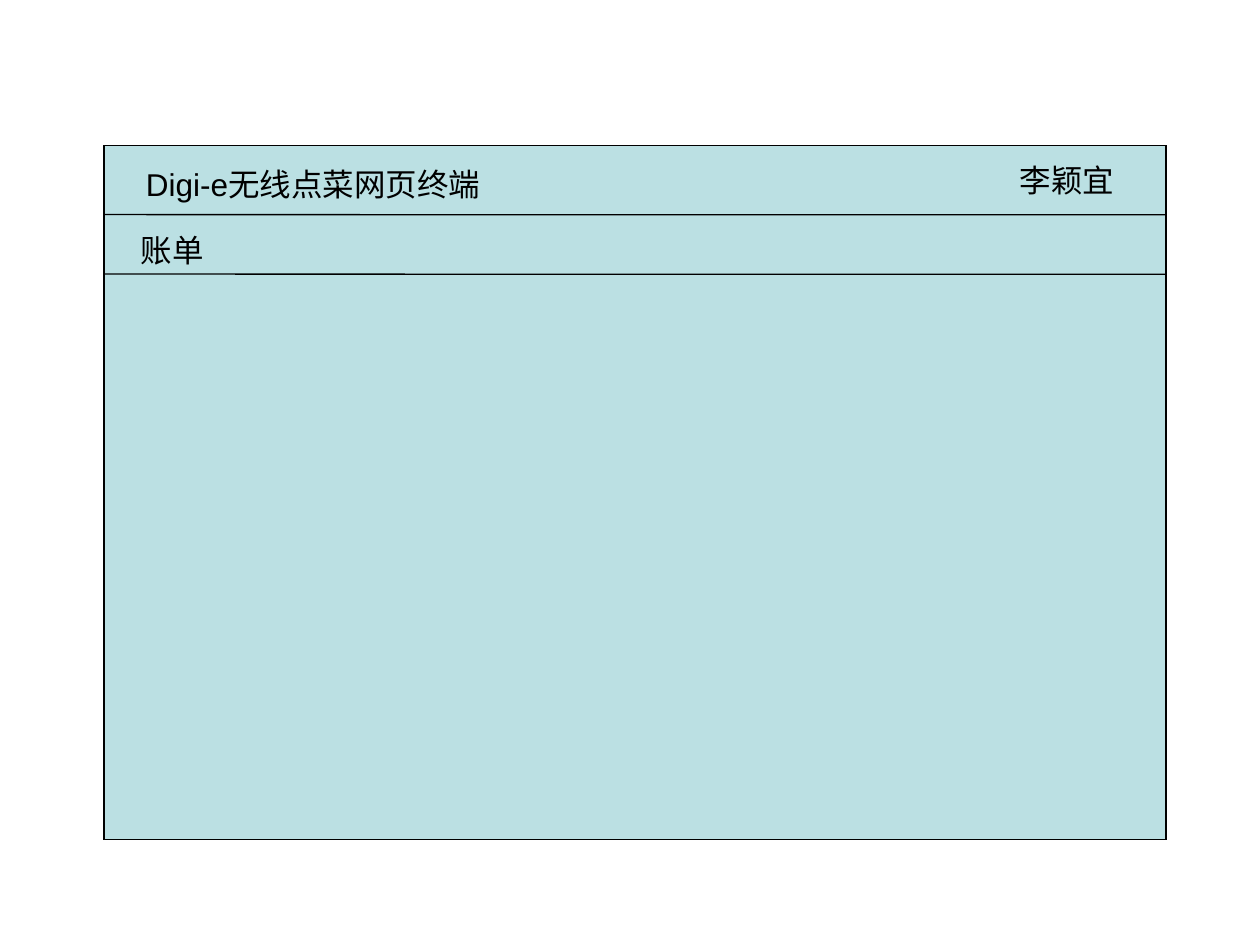
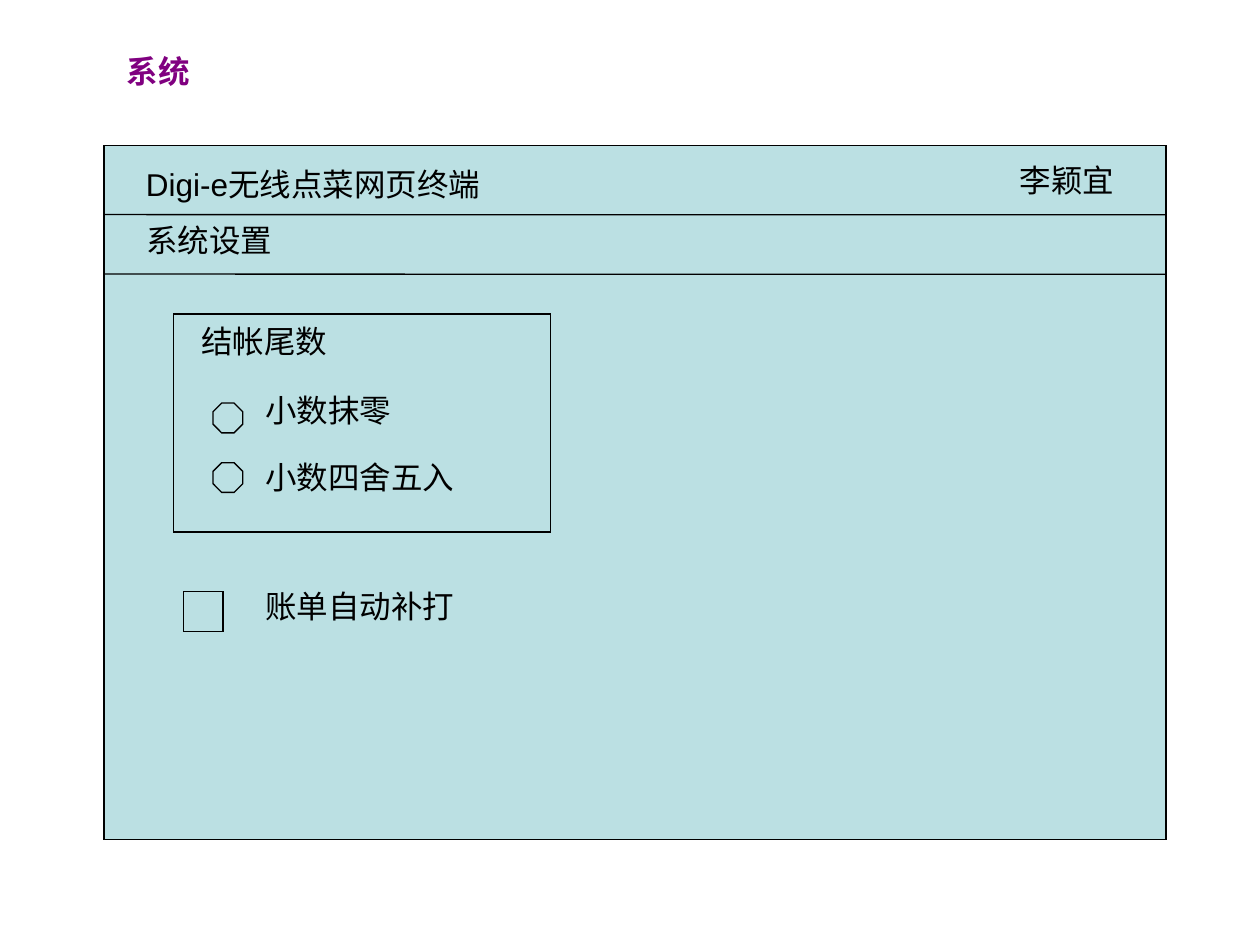
Before and after one commit to runt18/wireless-order-solution, a slide deck: slide 11 of doc/Digi-e网页终端需求.ppt (slide 7 before the commit). Drawn at 1260x945 pixels with LibreOffice and Linux fonts; fonts in the diff are those of the drawing. Boxes give left, top, right and bottom in pixels: in the first picture for what was removed or moved away, otherwise in the second. Text is boxed around its words. In the diff, an @@ line names an element or a change of style, - is before the commit and + after.

```diff
--- a/doc/Digi-e网页终端需求.ppt
+++ b/doc/Digi-e网页终端需求.ppt
@@ text added at (x1=127, y1=56, x2=190, y2=86), 18 pt, text #800080, bold @@
+系统
@@ text removed at (x1=141, y1=236, x2=204, y2=265) @@
-账单
@@ text added at (x1=146, y1=225, x2=272, y2=255), 18 pt, text #000000 @@
+系统设置
@@ rectangle added at (x1=174, y1=314, x2=551, y2=532), fill #BBE0E3, outline #000000 0.74 pt @@
@@ text added at (x1=201, y1=326, x2=327, y2=356), 18 pt, text #000000 @@
+结帐尾数
@@ octagon added at (x1=213, y1=403, x2=243, y2=433), fill #BBE0E3, outline #000000 0.74 pt @@
@@ text added at (x1=265, y1=395, x2=391, y2=425), 18 pt, text #000000 @@
+小数抹零
@@ octagon added at (x1=213, y1=462, x2=243, y2=493), fill #BBE0E3, outline #000000 0.74 pt @@
@@ text added at (x1=265, y1=462, x2=454, y2=492), 18 pt, text #000000 @@
+小数四舍五入
@@ rectangle added at (x1=184, y1=592, x2=223, y2=631), outline #000000 0.74 pt @@
@@ text added at (x1=265, y1=591, x2=454, y2=621), 18 pt, text #000000 @@
+账单自动补打
```
Also in this commit, not shown: 6 other slides changed, 4 slides added, 1 other file.
